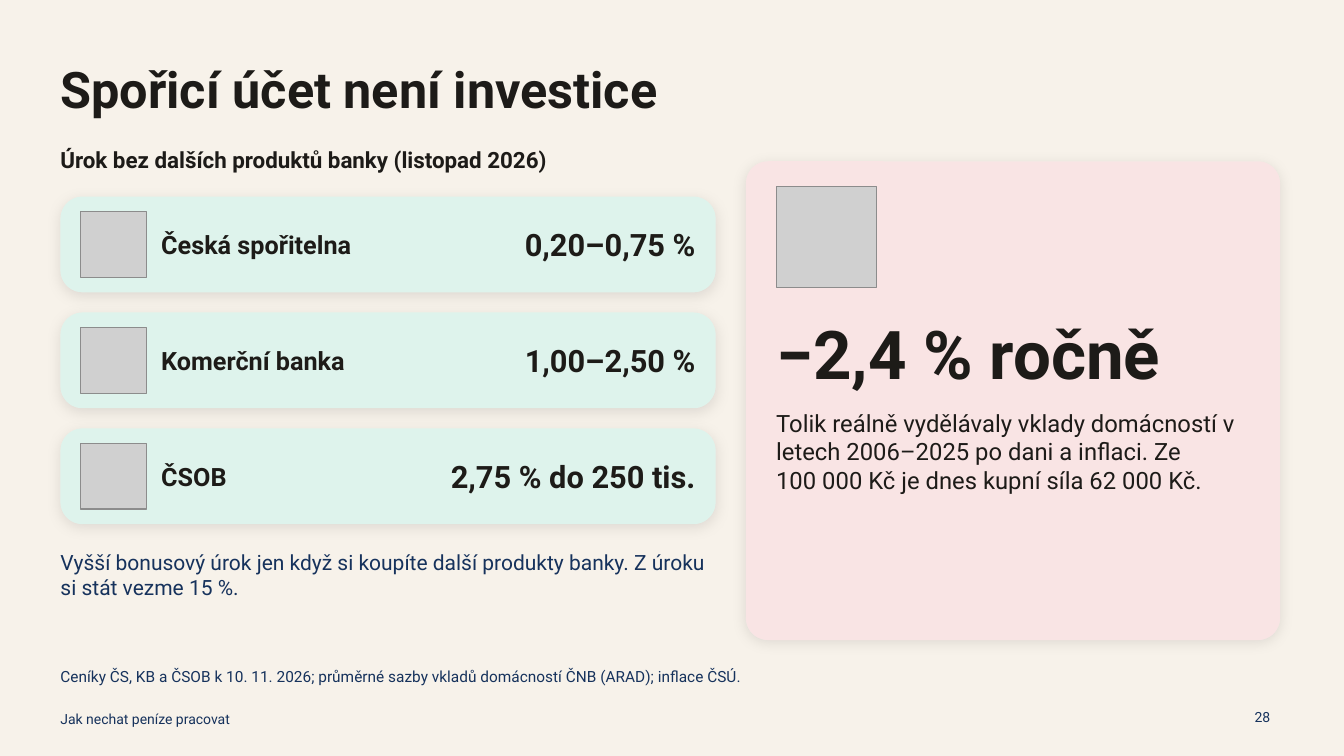
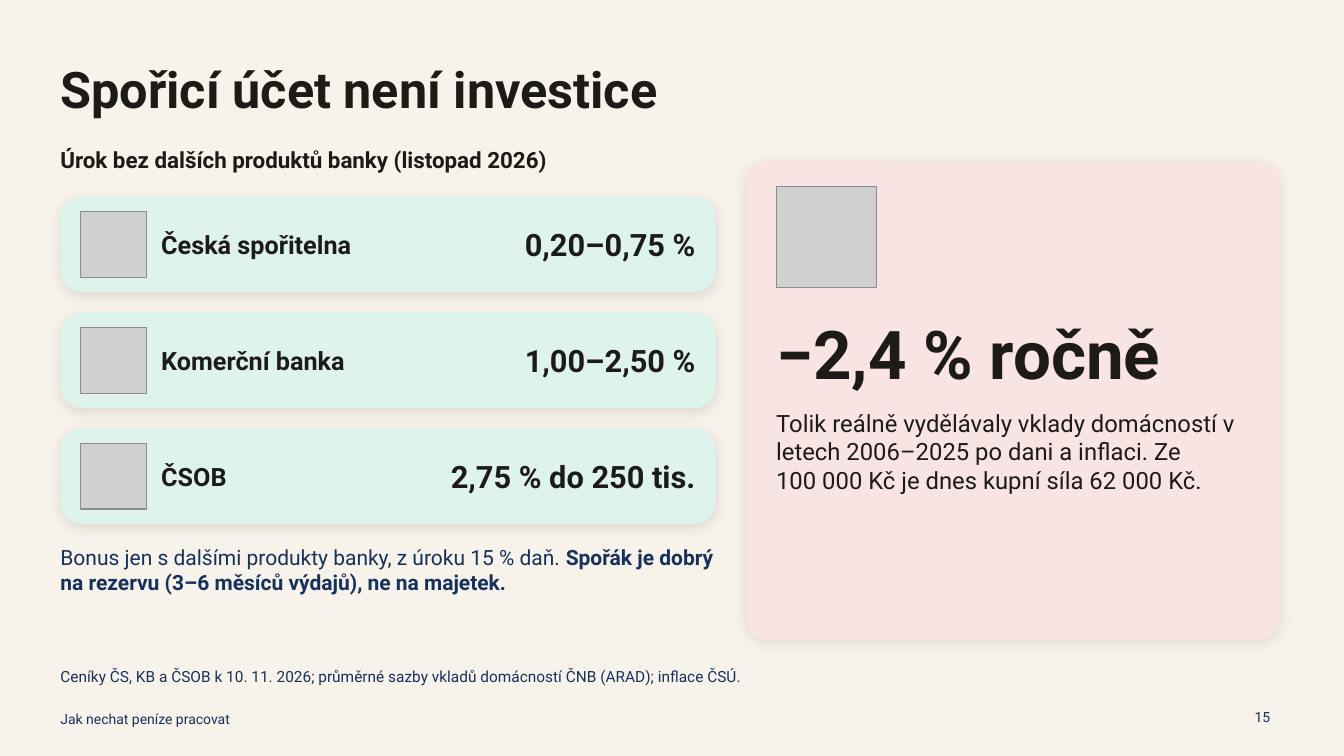
Before and after one commit to TomasMichal/kalkulacky, a slide deck: slide 15 of prezentace/jak-nechat-penize-pracovat.pptx (slide 28 before the commit). Drawn at 1344x756 pixels with LibreOffice and Linux fonts; fonts in the diff are those of the drawing; grey boxes stand for pictures. Boxes give left, top, right and bottom in pixels: in the first picture for what was removed or moved away, otherwise in the second. Text is boxed around its words. In the diff, an @@ line names an element or a change of style, - is before the commit and + after.

```diff
--- a/prezentace/jak-nechat-penize-pracovat.pptx
+++ b/prezentace/jak-nechat-penize-pracovat.pptx
@@ text at [60,549,713,595]: text changed; bold on @@
-Vyšší bonusový úrok jen když si koupíte další produkty banky. Z úroku si stát vezme 15 %.
+Bonus jen s dalšími produkty banky, z úroku 15 % daň. Spořák je dobrý na rezervu (3–6 měsíců výdajů), ne na majetek.
@@ page number at [1255,712,1271,722]: text changed @@
-28
+15
```
Also in this commit, not shown: 8 other slides changed, 1 slide added, 25 slides removed, 3 other files.
